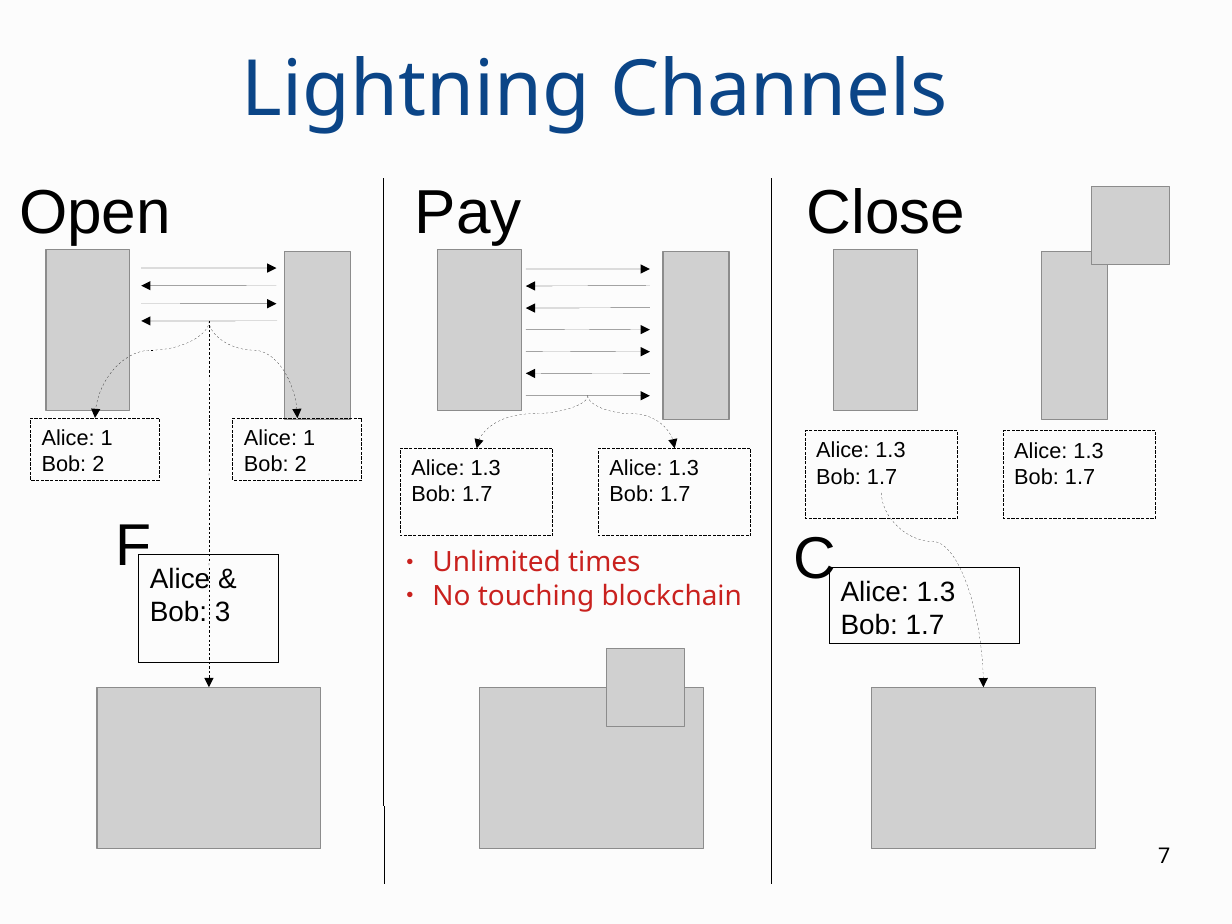
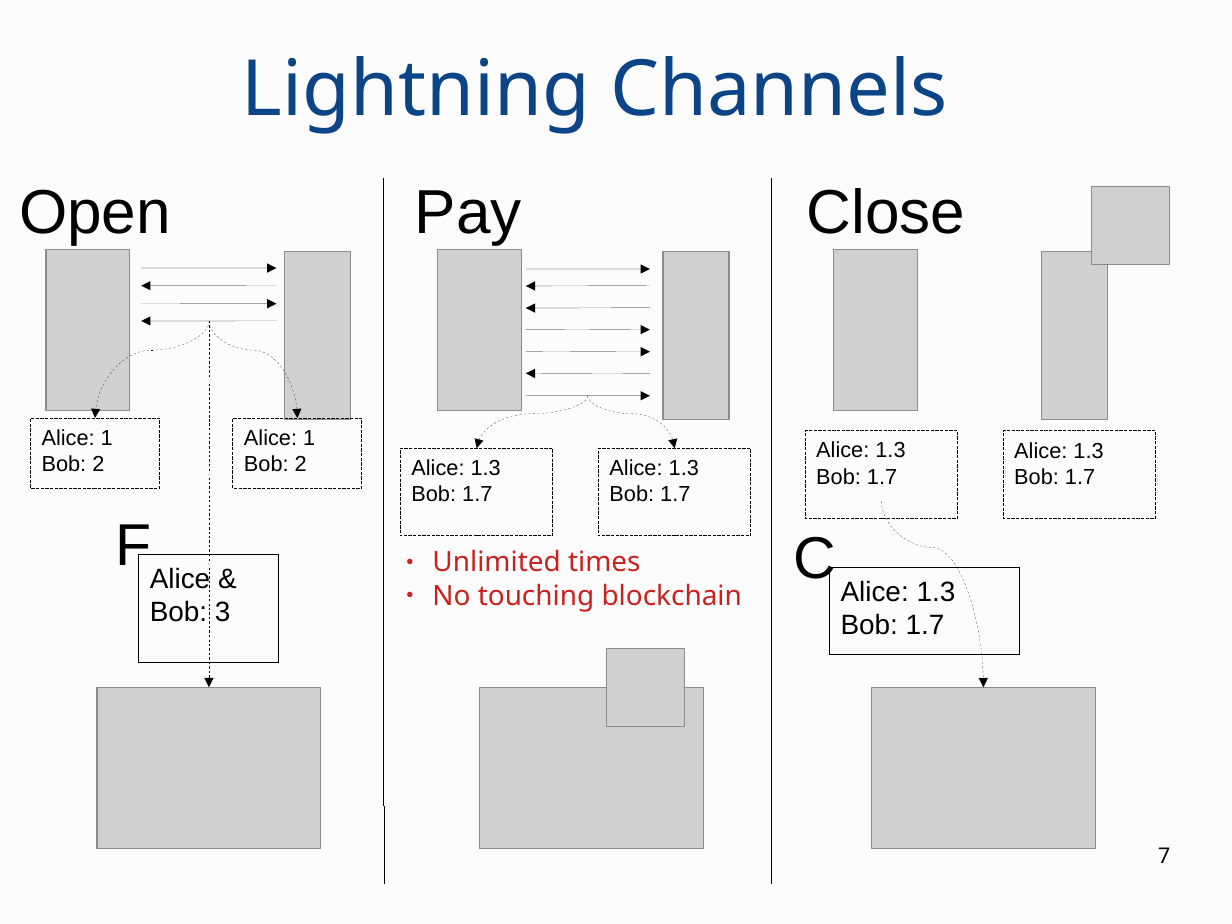
Before and after one commit to OrfeasLitos/PaymentChannels, a slide deck: slide 7 of paper-slides/presentation.odp. Drawn at 1232x924 pixels with LibreOffice and Linux fonts; fonts in the diff are those of the drawing; grey boxes stand for pictures. Boxes give left, top, right and bottom in pixels: in the first picture for what was removed or moved away, otherwise in the second. Text is boxed around its words. In the diff, an @@ line names an element or a change of style, - is before the commit and + after.

```diff
--- a/paper-slides/presentation.odp
+++ b/paper-slides/presentation.odp
@@ rectangle "Alice: 1": place and size @@
-rectangle "Alice: 1" at <box>30,418,159,481</box>
+rectangle "Alice: 1" at <box>30,418,159,489</box>
@@ rectangle "Alice: 1": place and size @@
-rectangle "Alice: 1" at <box>233,418,361,481</box>
+rectangle "Alice: 1" at <box>233,418,361,489</box>
@@ curved arrow moved from (882, 493) - (984, 688) to (882, 501) - (984, 688) @@
@@ rectangle "Alice: 1.3": place and size @@
-rectangle "Alice: 1.3" at <box>830,568,1020,644</box>
+rectangle "Alice: 1.3" at <box>830,568,1020,655</box>
```
Also in this commit, not shown: 10 other slides changed.
